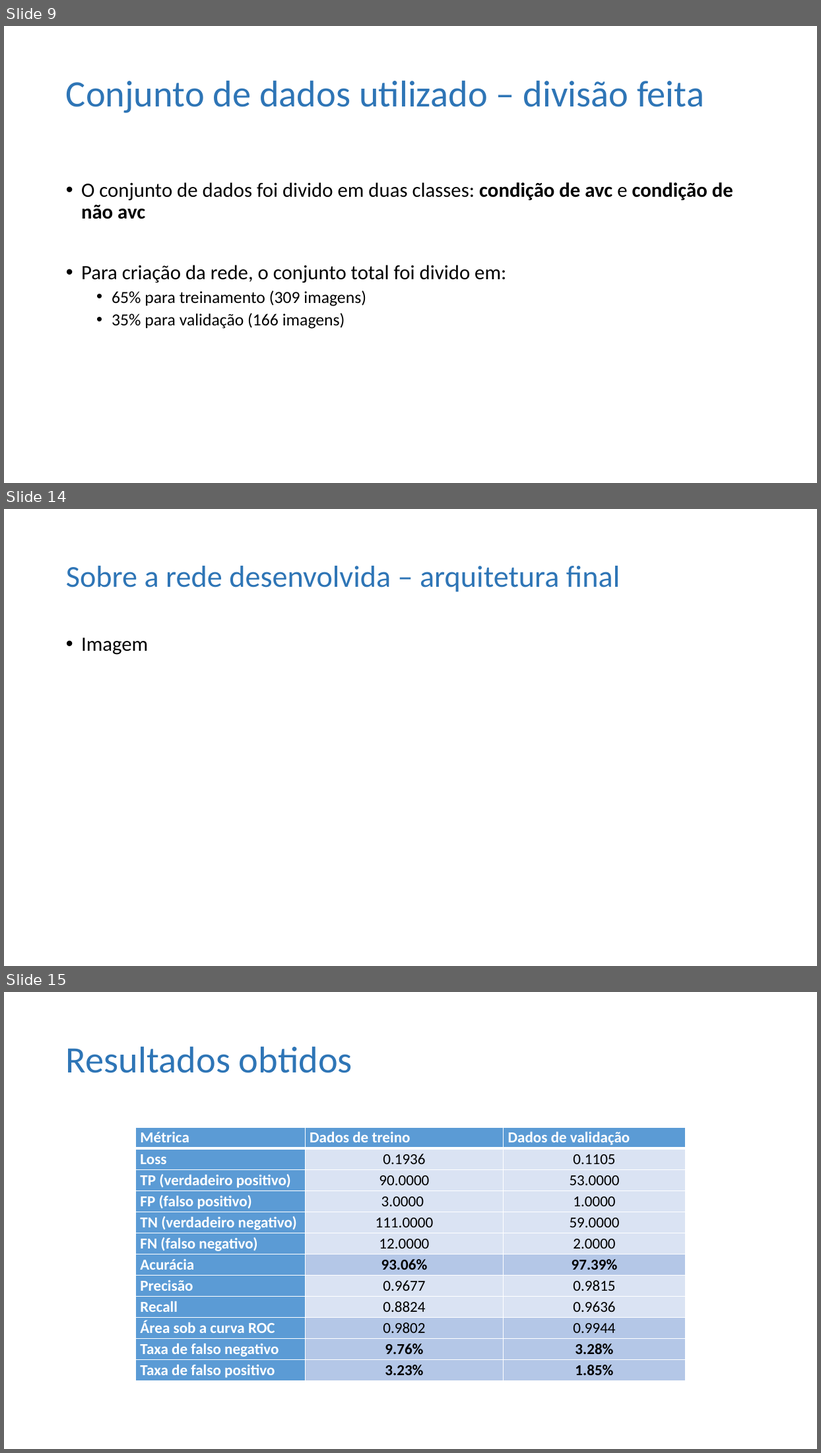
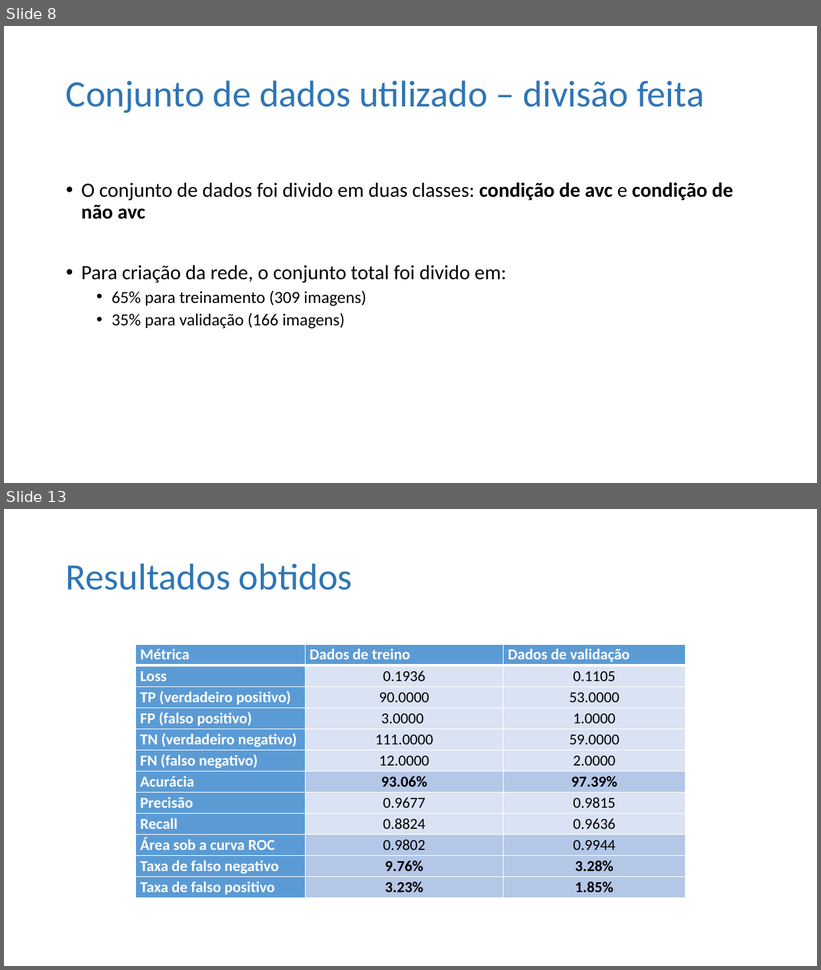
Before and after one commit to ViniPilan/avc-modeling, a slide deck: avc-images/apresentação II.pptx. Shown one above the other, each under a label of ours: slides 9, 14 and 15 before the commit, slides 8 and 13 after it; the slides between them are not shown. The pictures are 821x1453 and 821x970 pixels, drawn with LibreOffice and Linux fonts; fonts in the diff are those of the drawing. Boxes give left, top, right and bottom in pixels: in the first picture for what was removed or moved away, otherwise in the second. Text is boxed around its words. In the diff, an @@ line names an element or a change of style, - is before the commit and + after.

Commit message:
Apresentação II Finalizada

```diff
--- a/avc-images/apresentação II.pptx
+++ b/avc-images/apresentação II.pptx
@@ slide 14 removed at (4,509,817,966), background #FFFFFF @@
@@ title removed at (66,566,620,592) @@
-Sobre a rede desenvolvida – arquitetura final
@@ text removed at (81,638,148,655) @@
-• Imagem
@@ what was slide 9 is now slide 8 @@
@@ what was slide 15 is now slide 13 @@
```
Also in this commit, not shown: 6 slides changed, 1 other slide removed, 1 other file.
